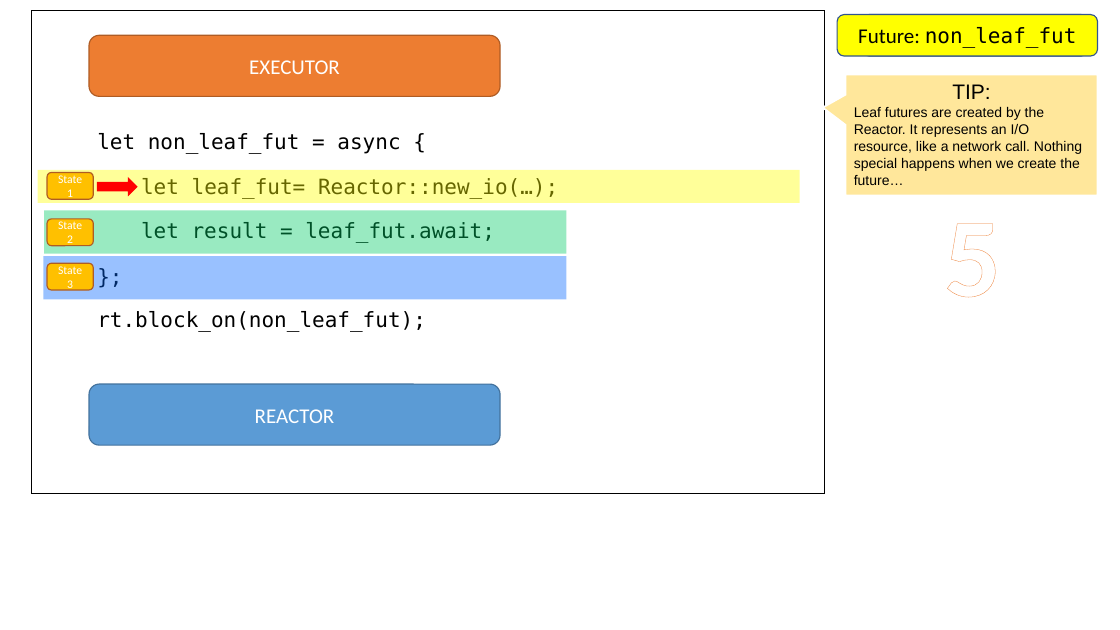
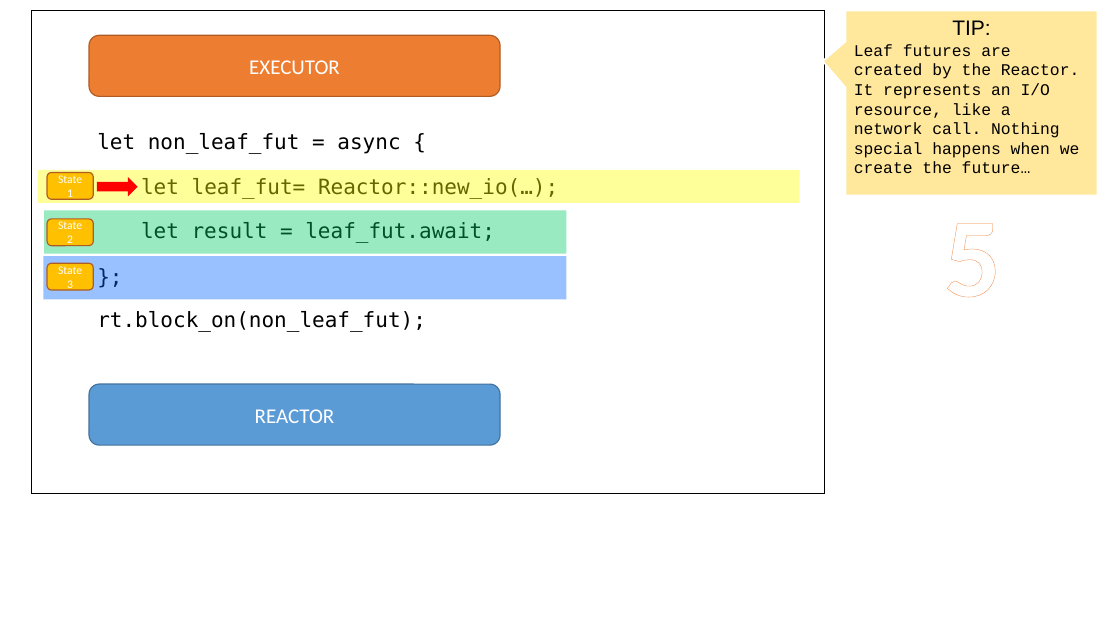
Before and after one commit to pedromfedricci/books-futures-explained, a slide deck: slide 6 of resources/futures_animation.pptx. Drawn at 1120x630 pixels with LibreOffice and Linux fonts; fonts in the diff are those of the drawing. Boxes give left, top, right and bottom in pixels: in the first picture for what was removed or moved away, otherwise in the second. Text is boxed around its words. In the diff, an @@ line names an element or a change of style, - is before the commit and + after.

```diff
--- a/resources/futures_animation.pptx
+++ b/resources/futures_animation.pptx
@@ rounded rectangle removed at [838,14,1098,55] @@
-Future: non_leaf_fut
@@ speech box "TIP:": place and size @@
-speech box "TIP:" at [846,75,1098,196]
+speech box "TIP:" at [846,11,1098,196]
@@ rounded rectangle removed at [862,14,1088,55] @@
-Future: main_fut
@@ text in speech box at [854,44,1080,173]: size 12 to 14 pt, font Arial to Courier New @@
```
Also in this commit, not shown: 18 other slides changed, 20 other files.
